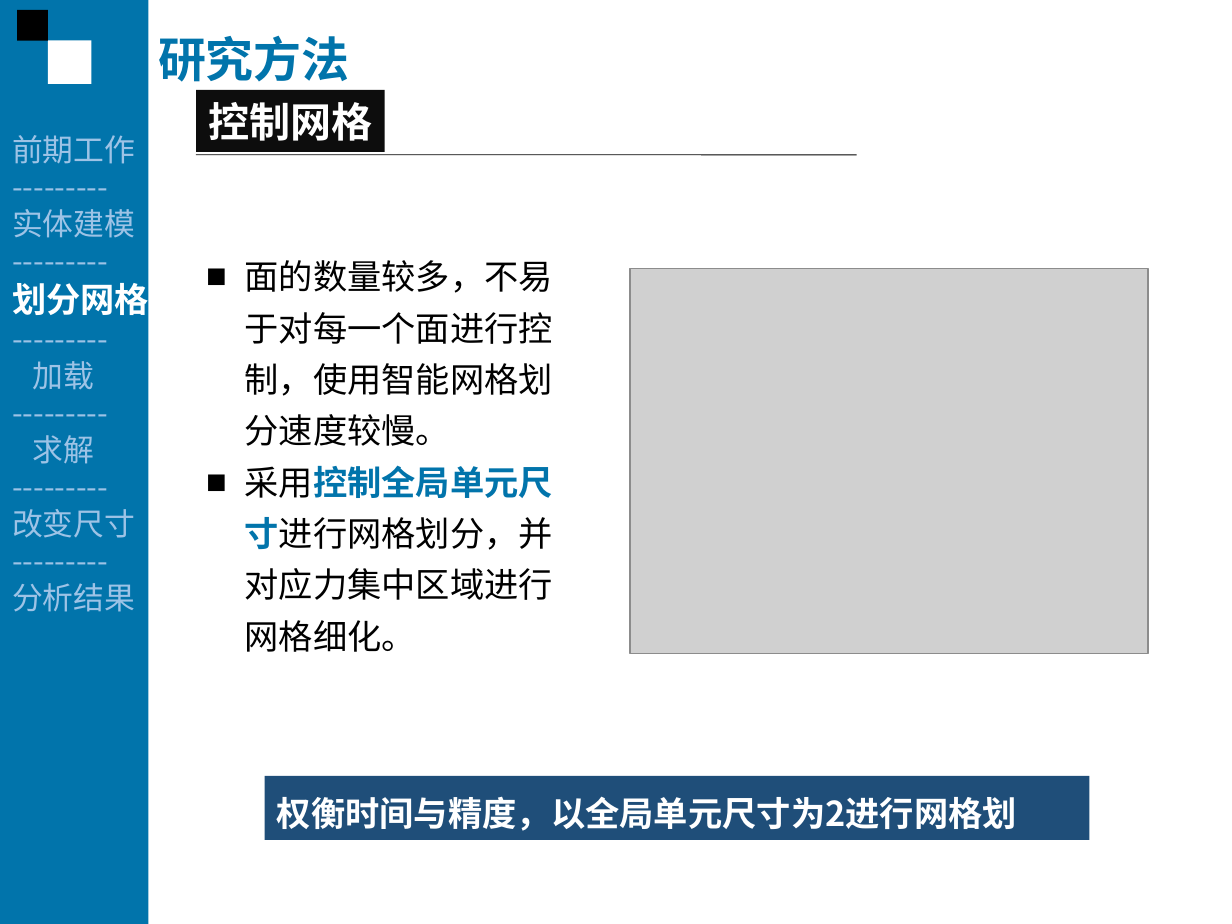
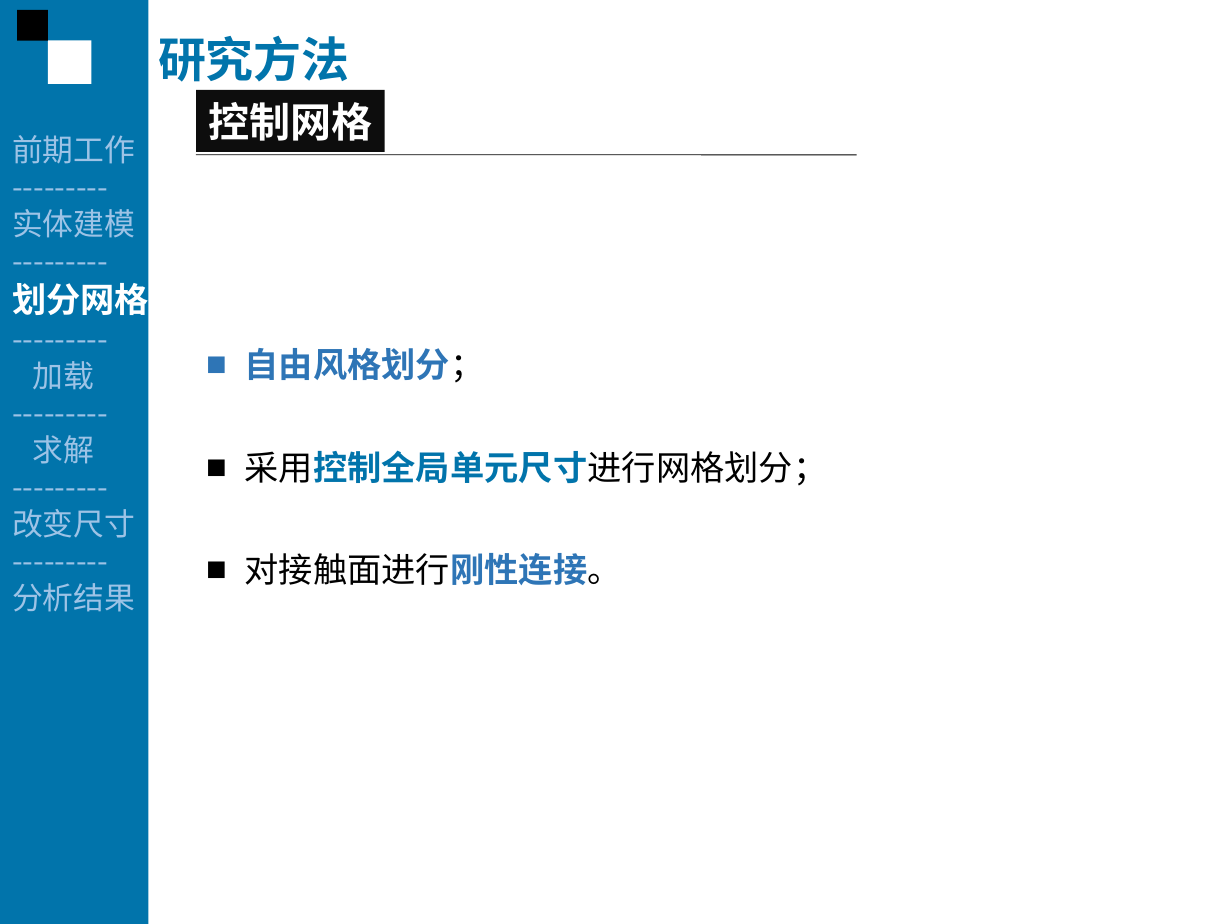
Before and after one commit to Fitor/Thesis, a slide deck: slide 13 of report/Report By Ci.ppt (slide 20 before the commit). Drawn at 1232x924 pixels with LibreOffice and Linux fonts; fonts in the diff are those of the drawing; grey boxes stand for pictures. Boxes give left, top, right and bottom in pixels: in the first picture for what was removed or moved away, otherwise in the second. Text is boxed around its words. In the diff, an @@ line names an element or a change of style, - is before the commit and + after.

```diff
--- a/report/Report By Ci.ppt
+++ b/report/Report By Ci.ppt
@@ picture removed at <box>630,269,1147,654</box> @@
@@ text at <box>245,348,828,585</box>: text changed; bold on @@
-■ 面的数量较多，不易于对每一个面进行控制，使用智能网格划分速度较慢。
-■ 采用控制全局单元尺寸进行网格划分，并对应力集中区域进行网格细化。
+■ 自由风格划分；
+■ 采用控制全局单元尺寸进行网格划分；
+■ 对接触面进行刚性连接。
@@ rectangle removed at <box>265,776,1089,840</box> @@
-权衡时间与精度，以全局单元尺寸为2进行网格划分。
```
Also in this commit, not shown: 17 other slides changed, 9 slides removed, 2 other files.
